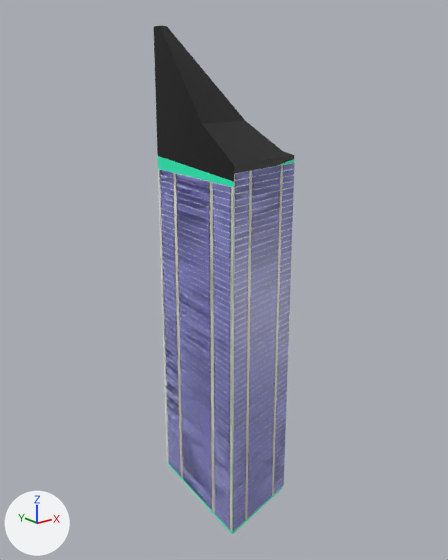
The FBX model Assets/Models/WesteriaIsland/ConstellationTower.fbx: old version first, new version second.
One viewpoint serves both versions: a 50 mm lens placed at (-150.3, -150.2, 152.2), pointed at (-16.6, 17.0, 85.3). Arrows for +X, +Y and +Z are at lower left; the lights stay in place. Where no turn or scale is listed for an object, it has been applied to the vertices. Vertices at the same position are counted once.

Names of what the first picture shows: 'ConstellationTower', 'Window.001', 'Window.002'.
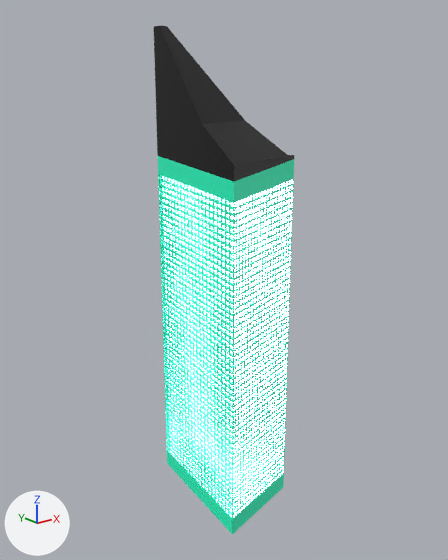
What differs and where, as boxes [x1, y1, x2, y2] in the pictures (448 x 560 px):
```json
{"object": "Window.001", "change": "deleted", "before": [158, 169, 234, 532], "faces in mat_glass_001 (blue #9c9ef3)": [161, 170, 230, 528], "faces in mat_pvc_001 (white #ffffff)": [158, 169, 234, 532], "faces in mat_plastic_001 (black #000000)": [160, 170, 231, 529], "faces in mat_marble_001 (white #f3e7da)": [158, 174, 233, 531]}
{"object": "Window.002", "change": "deleted", "before": [233, 163, 294, 531], "faces in mat_glass_002 (blue #9c9ef3)": [234, 163, 294, 530], "faces in mat_pvc_002 (white #ffffff)": [233, 163, 293, 529], "faces in mat_plastic_002 (black #000000)": [233, 165, 294, 531], "faces in mat_marble_002 (white #f3e7da)": [233, 170, 292, 530]}
{"part": 1, "of": "me_vert_001", "change": "added", "after": [154, 26, 294, 534]}
```

Edits to the scene script, one JSON object a line:
```json
{"op": "add", "block": "mat_window", "code": ["mat_window = principled_material('window')", "mat_window.base_color = (0.8, 0.8, 0.8)  # white #e7e7e7", "mat_window.roughness = 0.0", "mat_window.emission_strength = 25.0"]}
{"block": "me_vert_001", "where": "# used by ob_constellationtower; location = (0.0, 0.0, 0.0)"}
{"op": "remove", "block": "me_vert_001", "code": "me_vert_001.from_pydata(...)  # 16 vertices, 12 faces; spans x -33.0..0.0, y -8.0..42.0, z 0.0..171.0"}
{"op": "add", "block": "me_vert_001", "code": "me_vert_001.from_pydata(...)  # 34652 vertices, 34608 faces; spans x -33.0..0.0, y -8.0..42.0, z 0.0..171.0"}
{"block": "me_vert_001", "change": "me_vert_001 part 1: 34636 vertices added at x -33.0..0.0, y -8.0..42.0, z 0.0..130.0"}
{"op": "add", "block": "me_vert_001", "code": "me_vert_001.materials.append(mat_window)  # white #e7e7e7"}
{"op": "remove", "block": "ob_window_001", "code": ["ob_window_001 = bpy.data.objects.new('Window.001', me_window_004)", "ob_window_001.location = (-35.3, 17.6, 1.1)"]}
{"op": "remove", "block": "ob_window_002", "code": ["ob_window_002 = bpy.data.objects.new('Window.002', me_window_005)", "ob_window_002.location = (-12.8, -17.9, 1.1)"]}
```
